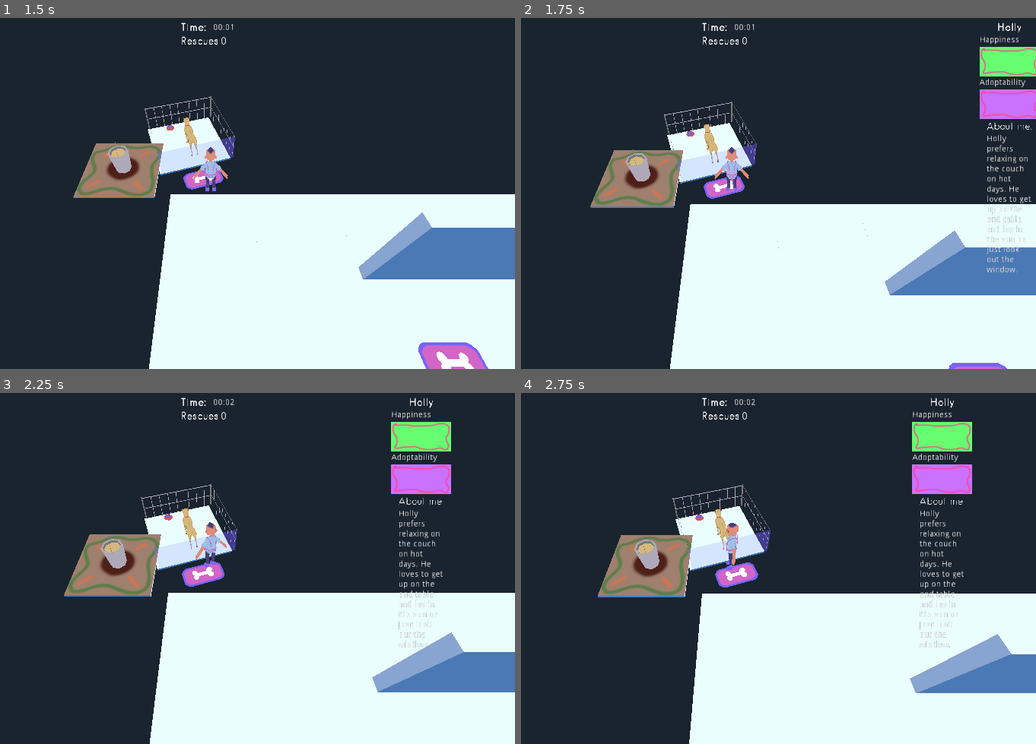
Above: before the commit, frames 1-4 (two rows, left to right).
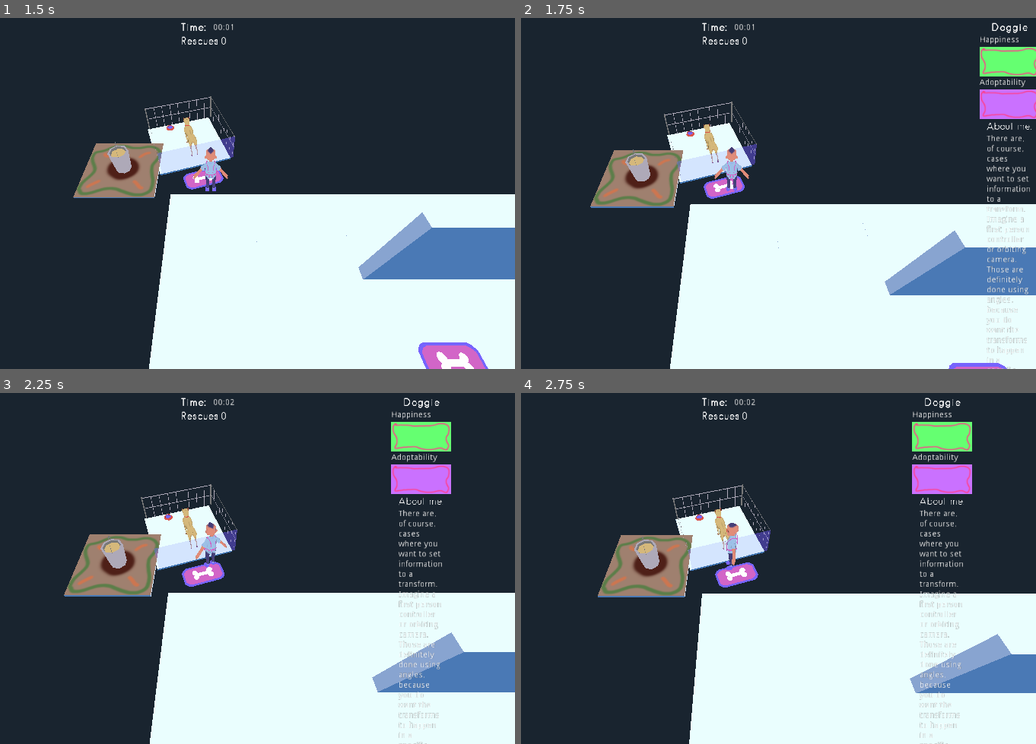
Above: after the commit, the same moments.

Repository: DevinPentecost/ld42
Game: Godot game, scene res://test_scenes/CharacterTest.tscn
The game is run twice, just before and just after one commit, with the same random seed, the same clock (stepped at 60 frames per second) and the same inputs. The project has no main scene, so this scene is started directly.
Inputs (mouse positions are in pixels of both pictures, inside the frame that each line leads up to):
- Up to frame 1 (1.5 s): tap Enter at 0.5 s; move the mouse to (180, 263) at 0.52 s; hold W (player_move_up) from 0.53 s (still down); tap Space (player_action) at 0.6, 1.35 s; click (180, 263) at 0.67 s; move the mouse to (391, 246) at 1.27 s; click (391, 246) at 1.42 s
- Up to frame 2 (1.75 s): keep holding W (player_move_up)
- Up to frame 3 (2.25 s): move the mouse to (25, 512) at 2.02 s; release W (player_move_up) at 2.03 s; hold A (player_move_left) from 2.03 s (still down); tap Space (player_action) at 2.1 s; click (25, 512) at 2.17 s
- Up to frame 4 (2.75 s): keep holding A (player_move_left)

Frame 1 is identical in both runs. In frame 2, 1.1% of the frame differs, in the area x 90-100%, y 1-100%; in frame 3, 1.1%; in frame 4, 1.0%.

Commit message:
Added dog name toast for adoptions

Diff:
--- a/project/objects/dog/Dog.tscn
+++ b/project/objects/dog/Dog.tscn
@@ -29,7 +29,7 @@
 
 [node name="MeshInstance" type="MeshInstance" parent="." index="0"]
 
-transform = Transform( 1, -7.10543e-15, -3.01876e-11, -3.01876e-11, -0.000345306, -1, -7.10543e-15, 1, -0.000345306, 0, 0.5, 0 )
+transform = Transform( 1, -7.10543e-015, -3.01876e-011, -3.01876e-011, -0.000345306, -1, -7.10543e-015, 1, -0.000345306, 0, 0.5, 0 )
 visible = false
 layers = 1
 material_override = null
@@ -55,5 +55,5 @@
 
 [node name="dogmodel_temp" parent="." index="2" instance=ExtResource( 5 )]
 
-transform = Transform( -6.51683e-08, 0, -0.4, 0, 0.4, 0, 0.4, 0, -6.51683e-08, 0, 0, 0 )
+transform = Transform( -6.51683e-008, 0, -0.4, 0, 0.4, 0, 0.4, 0, -6.51683e-008, 0, 0, 0 )
 _sections_unfolded = [ "Transform" ]
--- a/project/objects/game/GameController.gd
+++ b/project/objects/game/GameController.gd
@@ -1,6 +1,7 @@
 extends Node
 
 signal game_over(time, adoptions)
+signal dog_adopted(dog_name)
 signal score_changed(time, adoptions)
 signal food_changed(food_amount)
 signal not_enough_food
@@ -126,6 +127,9 @@
 	adoptions += 1
 	_update_score()
 
+	#Send a toast
+	emit_signal("dog_adopted", kennel._active_dog_node.dog_name)
+
 	#Add it to the list of empty kennels
 	_empty_kennels.append(kennel)
 
--- /dev/null
+++ b/project/objects/ui/AdoptionToast.gd
@@ -0,0 +1,70 @@
+extends Control
+
+# class member variables go here, for example:
+# var a = 2
+# var b = "textvar"
+
+const TOAST_VERTICAL_DISTANCE = 50
+const TOAST_HORIZONTAL_DISTANCE = 150
+const TOAST_TIME = 1
+const TOAST_HOLD = 2
+
+func _ready():
+	# Called when the node is added to the scene for the first time.
+	# Initialization here
+	pass
+
+#func _process(delta):
+#	# Called every frame. Delta is time since last frame.
+#	# Update game logic here.
+#	pass
+
+func toast(toast_text):
+	#Create a new label
+	var label = Label.new()
+	var tween = Tween.new()
+	var timer = Timer.new()
+	add_child(label)
+	label.add_child(tween)
+	label.add_child(timer)
+
+	#Give it a background
+	var background = ColorRect.new()
+	background.color = Color(0, 0, 0, 0.25)
+	background.set_anchor_and_margin(MARGIN_TOP, 0, -2)
+	background.set_anchor_and_margin(MARGIN_LEFT, 0, -2)
+	background.set_anchor_and_margin(MARGIN_BOTTOM, 1, 2)
+	background.set_anchor_and_margin(MARGIN_RIGHT, 1, 2)
+	label.add_child(background)
+
+	#Give it the text
+	label.text = toast_text
+
+	#Coloring
+	var color = Color(1, 1, 1, 1)
+	var hidden = Color(1, 1, 1, 0)
+
+	#Set some tweens
+	var start_position = Vector2(0, TOAST_VERTICAL_DISTANCE)
+	var end_position = Vector2(0, -TOAST_VERTICAL_DISTANCE)
+	tween.interpolate_property(label, "modulate", hidden, color, TOAST_TIME, Tween.TRANS_QUAD, Tween.EASE_OUT)
+	tween.interpolate_property(label, "rect_position", start_position, end_position, TOAST_TIME, Tween.TRANS_QUAD, Tween.EASE_OUT)
+	tween.start()
+	yield(tween, "tween_completed")
+
+	#Make the timer go
+	timer.wait_time = TOAST_HOLD
+	timer.one_shot = true
+	timer.start()
+	yield(timer, "timeout")
+
+	#Now tween it away
+	start_position = label.rect_position
+	end_position = label.rect_position + Vector2(TOAST_HORIZONTAL_DISTANCE, 0)
+	tween.interpolate_property(label, "modulate", color, hidden, TOAST_TIME, Tween.TRANS_QUAD, Tween.EASE_OUT)
+	tween.interpolate_property(label, "rect_position", start_position, end_position, TOAST_TIME, Tween.TRANS_QUAD, Tween.EASE_OUT)
+	tween.start()
+	yield(tween, "tween_completed")
+
+	#Now kill them
+	label.queue_free()
--- /dev/null
+++ b/project/objects/ui/AdoptionToast.tscn
@@ -0,0 +1,22 @@
+[gd_scene load_steps=2 format=2]
+
+[ext_resource path="res://objects/ui/AdoptionToast.gd" type="Script" id=1]
+
+[node name="AdoptionToast" type="Control" index="0"]
+
+anchor_left = 0.0
+anchor_top = 1.0
+anchor_right = 0.0
+anchor_bottom = 1.0
+margin_left = 15.0
+margin_top = -15.0
+margin_right = 15.0
+margin_bottom = -15.0
+rect_pivot_offset = Vector2( 0, 0 )
+rect_clip_content = false
+mouse_filter = 0
+mouse_default_cursor_shape = 0
+size_flags_horizontal = 1
+size_flags_vertical = 1
+script = ExtResource( 1 )
+_sections_unfolded = [ "Anchor", "Margin" ]
--- a/project/objects/ui/BioContainer.tscn
+++ b/project/objects/ui/BioContainer.tscn
@@ -6,19 +6,26 @@
 [ext_resource path="res://objects/ui/progress_over.png" type="Texture" id=4]
 [ext_resource path="res://objects/ui/progress_fill.png" type="Texture" id=5]
 [ext_resource path="res://fonts/fontlight.tres" type="DynamicFont" id=6]
-[ext_resource path="res://objects/ui/Description.gd" type="Script" id=7]
-
-[sub_resource type="GDScript" id=1]
+
+[sub_resource type="GDScript" id=2]
 
 script/source = "extends Label
 
-onready var _bioContainer = $\"../..\"
-
 func _ready():
-	_bioContainer.connect(\"ViewBioSignal\", self, \"_setName\")
+	self.get_parent().connect(\"ViewBioSignal\", self, \"_setName\")
 
 func _setName(bioObj):
 	self.text = bioObj.Name"
+
+[sub_resource type="GDScript" id=3]
+
+script/source = "extends Label
+
+func _ready():
+	self.get_parent().connect(\"ViewBioSignal\", self, \"_setBio\")
+
+func _setBio(bioObj):
+	self.text = bioObj.Bio"
 
 [node name="BioContainer" type="VBoxContainer"]
 
@@ -76,7 +83,7 @@
 percent_visible = 1.0
 lines_skipped = 0
 max_lines_visible = -1
-script = SubResource( 1 )
+script = SubResource( 2 )
 _sections_unfolded = [ "Visibility", "custom_fonts" ]
 
 [node name="StatsContainer" type="CenterContainer" parent="." index="1"]
@@ -269,6 +276,7 @@
 percent_visible = 1.0
 lines_skipped = 0
 max_lines_visible = -1
+script = SubResource( 3 )
 _sections_unfolded = [ "Anchor", "Margin", "custom_fonts" ]
 
 [node name="Description" type="Label" parent="DescriptionContainer/VBoxContainer" index="1"]
@@ -295,7 +303,6 @@
 percent_visible = 1.0
 lines_skipped = 0
 max_lines_visible = -1
-script = ExtResource( 7 )
 _sections_unfolded = [ "Anchor", "Margin" ]
 
 [node name="Tween" type="Tween" parent="." index="3"]
--- a/project/objects/ui/GUI.gd
+++ b/project/objects/ui/GUI.gd
@@ -17,6 +17,7 @@
 	_game_controller.connect("score_changed", self, "_on_GameController_score_changed")
 	_game_controller.connect("food_changed", self, "_on_GameController_food_changed")
 	_game_controller.connect("not_enough_food", self, "_on_GameController_not_enough_food")
+	_game_controller.connect("dog_adopted", self, "_on_GameController_dog_adopted")
 
 	#Listen to the player
 	_player.connect("near_kennel", self, "_on_Player_near_kennel")
@@ -39,6 +40,12 @@
 func _on_GameController_not_enough_food():
 	pass
 
+func _on_GameController_dog_adopted(dog_name):
+
+	#Let the toast know!
+	var toast_string = "%s was adopted!" % dog_name
+	$AdoptionToast.toast(toast_string)
+
 func _on_Player_near_kennel(kennel):
 	#Listen for changes
 	kennel.connect("dog_status_changed", self, "_on_Kennel_dog_status_changed", [kennel])
@@ -51,7 +58,6 @@
 	kennel.disconnect("dog_status_changed", self, "_on_Kennel_dog_status_changed")
 	kennel = null
 
-
 func _on_Kennel_dog_status_changed(kennel):
 	#Update the bio
 	$BioContainer.update_dog(kennel._active_dog_node)
--- a/project/objects/ui/GUI.tscn
+++ b/project/objects/ui/GUI.tscn
@@ -1,8 +1,9 @@
-[gd_scene load_steps=4 format=2]
+[gd_scene load_steps=5 format=2]
 
 [ext_resource path="res://objects/ui/GUI.gd" type="Script" id=1]
 [ext_resource path="res://objects/ui/BioContainer.tscn" type="PackedScene" id=2]
 [ext_resource path="res://objects/ui/ScoreContainer.tscn" type="PackedScene" id=3]
+[ext_resource path="res://objects/ui/AdoptionToast.tscn" type="PackedScene" id=4]
 
 [node name="GUI" type="Node"]
 
@@ -11,3 +12,5 @@
 [node name="BioContainer" parent="." index="0" instance=ExtResource( 2 )]
 
 [node name="ScoreContainer" parent="." index="1" instance=ExtResource( 3 )]
+
+[node name="AdoptionToast" parent="." index="2" instance=ExtResource( 4 )]
--- a/project/test_scenes/CharacterTest.tscn
+++ b/project/test_scenes/CharacterTest.tscn
@@ -8,7 +8,7 @@
 [ext_resource path="res://objects/kennel/Kennel.tscn" type="PackedScene" id=6]
 [ext_resource path="res://objects/food_bucket/FoodBucket.tscn" type="PackedScene" id=7]
 
-[node name="CharacterTest" type="Node" index="0"]
+[node name="CharacterTest" type="Node"]
 
 [node name="GUI" parent="." index="0" instance=ExtResource( 1 )]
 
